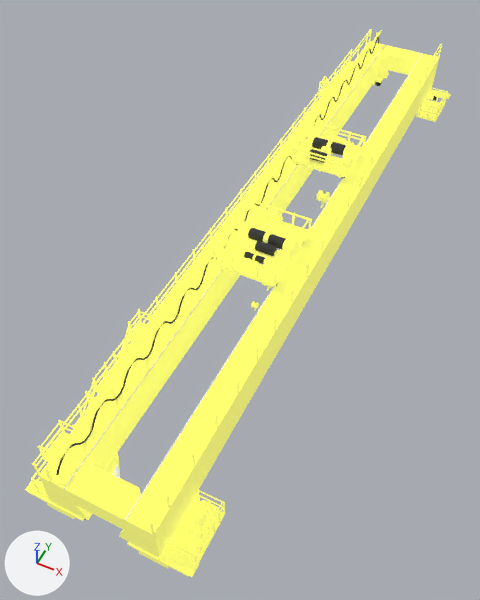
The glTF model public/models/c_867.glb, before and after one commit.
Rendered twice from a 50 mm lens placed at (11.1, -28.5, 30.7), pointed at (-1.2, -4.0, 0.2). The axes (+X, +Y, +Z) are drawn at lower left. The lights are the same throughout. The picture after the commit comes second. Where no turn or scale is listed for an object, it has been applied to the vertices. Vertices at exactly the same position are counted once.

Script lines for the objects in view, before the commit:
```python
me_mesh_006 = bpy.data.meshes.new('Mesh.006')
me_mesh_006.from_pydata(...)  # 6342 vertices, 11608 faces; spans x -4.0..4.8, y -20.5..21.6, z 0.0..6.0
# faces by material slot: [7438, 32, 4120, 18]
me_mesh_006.materials.append(mat_15___default)
me_mesh_006.materials.append(mat_09___default)
me_mesh_006.materials.append(mat_08___default)
me_mesh_006.materials.append(mat_13___default)
me_mesh_007 = bpy.data.meshes.new('Mesh.007')
me_mesh_007.from_pydata(...)  # 2710 vertices, 5238 faces; spans x -1.65..2.2, y -6.59..-1.89, z 4.89..6.41
# faces by material slot: [3538, 1700]
me_mesh_007.materials.append(mat_15___default)
me_mesh_007.materials.append(mat_08___default)
me_mesh_010 = bpy.data.meshes.new('Mesh.010')
me_mesh_010.from_pydata(...)  # 2022 vertices, 3858 faces; spans x -1.65..2.26, y 3.6..6.86, z 4.91..6.41
# faces by material slot: [2438, 1420]
me_mesh_010.materials.append(mat_15___default)
me_mesh_010.materials.append(mat_08___default)
ob_1_bay_c_867_body = bpy.data.objects.new('1_Bay_C_867_Body', me_mesh_006)
ob_1_bay_c_867_body.location = (0.0, 0.0, 0.0)
ob_1_bay_c_867_head_01 = bpy.data.objects.new('1_Bay_C_867_Head_01', me_mesh_007)
ob_1_bay_c_867_head_01.location = (0.0, 0.0, 0.0)
ob_1_bay_c_867_head_02 = bpy.data.objects.new('1_Bay_C_867_Head_02', me_mesh_010)
ob_1_bay_c_867_head_02.location = (0.0, 0.0, 0.0)
```
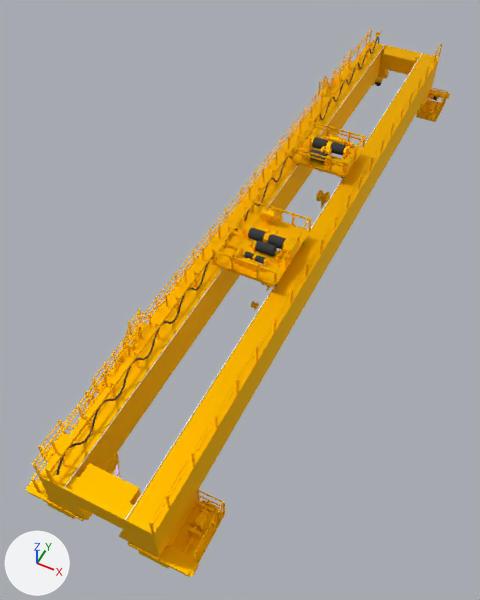
Where the change shows, as pixel boxes (x1, y1, x2, y2) in the pictures (480 x 600 px):
```json
{"part": 1, "of": "me_mesh_006", "change": "recoloured", "before": [25, 29, 451, 577], "after": [25, 29, 451, 577], "on screen": "darker"}
{"part": 2, "of": "me_mesh_007", "change": "recoloured", "before": [213, 200, 312, 287], "after": [213, 200, 312, 287], "on screen": "darker"}
{"part": 3, "of": "me_mesh_010", "change": "recoloured", "before": [292, 122, 366, 178], "after": [292, 122, 366, 178], "on screen": "darker"}
```

The change, as JSON lines over the scene's bpy script:
```json
{"op": "add", "block": "mat_머티리얼_001", "code": ["mat_머티리얼_001 = bpy.data.materials.new('머티리얼.001')", "# nodes: BsdfPrincipled, Mix, OutputMaterial, VertexColor", "# colours: yellow #ffc800, mixed with the vertex colours"]}
{"block": "me_mesh_006", "where": "me_mesh_006.from_pydata(...)  # 6342 vertices, 11608 faces; spans x -4.0..4.8, y -20.5..21.6, z 0.0..6.0"}
{"block": "me_mesh_006", "where": "# used by ob_1_bay_c_867_body; location = (0.0, 0.0, 0.0)"}
{"block": "me_mesh_006", "change": "me_mesh_006 part 1: all 7438 faces that had it switch from mat_15___default to mat_머티리얼_001"}
{"block": "me_mesh_007", "where": "me_mesh_007.from_pydata(...)  # 2710 vertices, 5238 faces; spans x -1.65..2.2, y -6.59..-1.89, z 4.89..6.41"}
{"block": "me_mesh_007", "where": "# used by ob_1_bay_c_867_head_01; location = (0.0, 0.0, 0.0)"}
{"block": "me_mesh_007", "change": "me_mesh_007 part 2: all 3538 faces that had it switch from mat_15___default to mat_머티리얼_001"}
{"block": "me_mesh_010", "where": "me_mesh_010.from_pydata(...)  # 2022 vertices, 3858 faces; spans x -1.65..2.26, y 3.6..6.86, z 4.91..6.41"}
{"block": "me_mesh_010", "where": "# used by ob_1_bay_c_867_head_02; location = (0.0, 0.0, 0.0)"}
{"block": "me_mesh_010", "change": "me_mesh_010 part 3: all 2438 faces that had it switch from mat_15___default to mat_머티리얼_001"}
```
